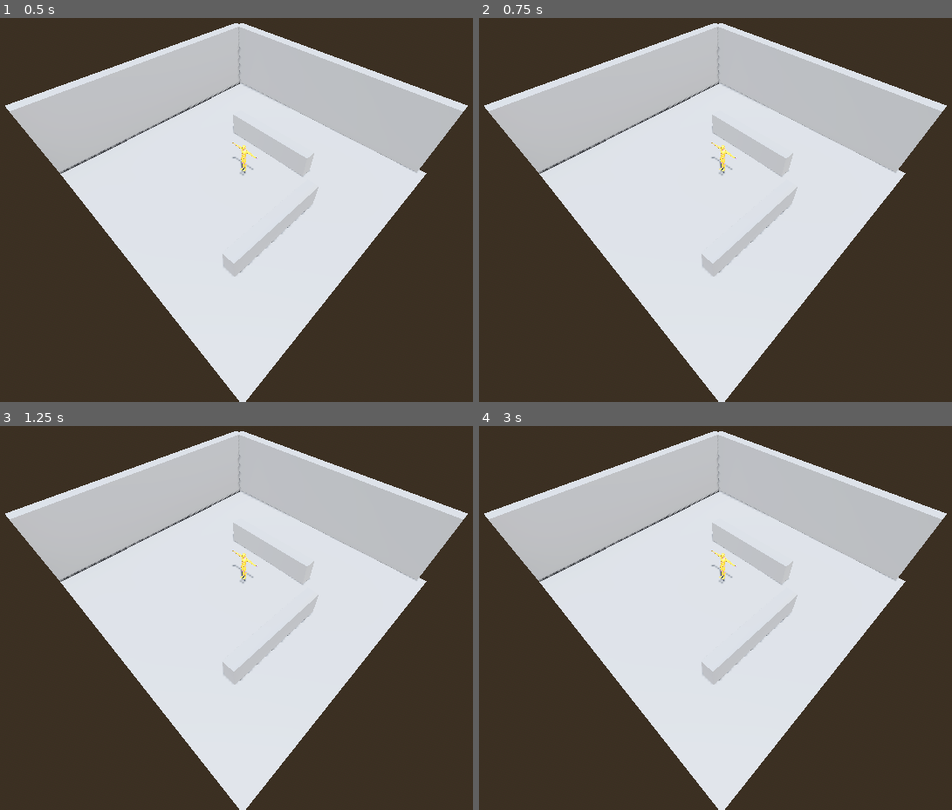
Above: before the commit, frames 1-4 (two rows, left to right).
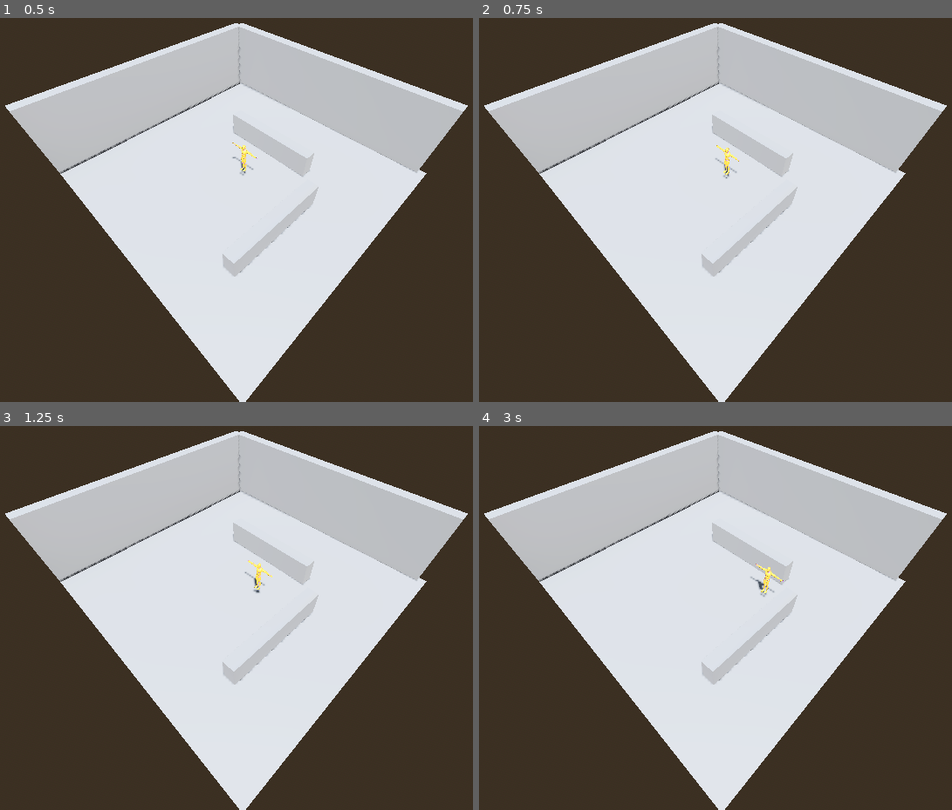
Above: after the commit, the same moments.

Repository: RuffledPlume/GWF-86
Game: Godot game, scene res://levels/lvl_sandbox.tscn
The game is run twice, just before and just after one commit, with the same random seed, the same clock (stepped at 60 frames per second) and the same inputs. The project has no main scene, so this scene is started directly.
Inputs:
- Up to frame 1 (0.5 s): no input
- Up to frame 2 (0.75 s): tap Enter at 0.5 s; hold D from 0.53 s (still down)
- Up to frame 3 (1.25 s): keep holding D
- Up to frame 4 (3 s): release D at 1.28 s; hold S 1.28-2.03 s; hold D 2.03-2.78 s; hold W from 2.78 s (still down)

Frame 1 is identical in both runs. In frame 2, 0.2% of the frame differs, in the area x 49-56%, y 32-42%; in frame 3, 0.2%; in frame 4, 0.3%, in the area x 49-65%, y 32-45%.

Commit message:
Very Basic Movement

Diff:
--- a/project/scripts/player.gd
+++ b/project/scripts/player.gd
@@ -1 +1,17 @@
 class_name Player extends Character
+
+func _physics_process(delta: float) -> void:
+	var movement_input : Vector3
+	if Input.is_key_pressed(KEY_D):
+		movement_input.x = 1.0
+	elif Input.is_key_pressed(KEY_A):
+		movement_input.x = -1.0
+
+	if Input.is_key_pressed(KEY_W):
+		movement_input.z = 1.0
+	elif Input.is_key_pressed(KEY_S):
+		movement_input.z = -1.0
+
+	velocity = movement_input * 100.0 * delta
+
+	move_and_slide()
